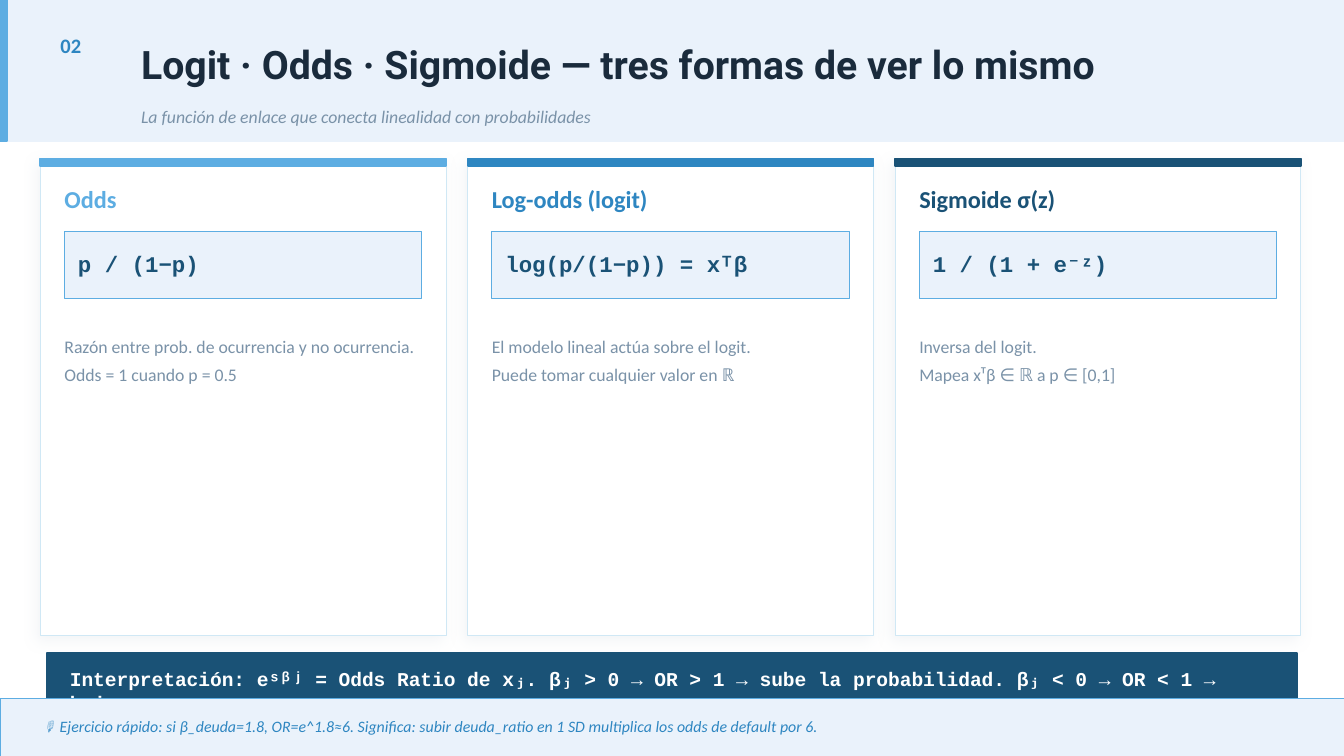
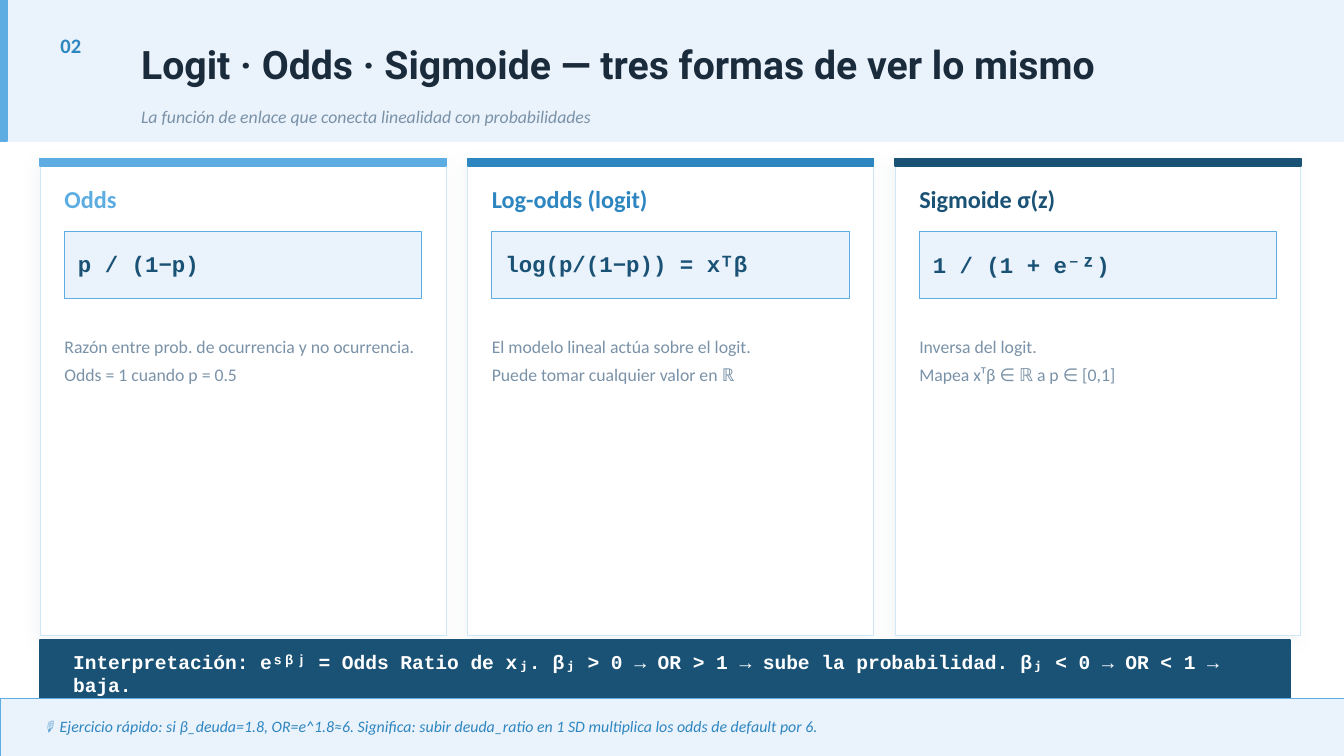
Before and after one commit to josefrodrim/modelos_estadisticos, a slide deck: slide 4 of Clase_5/PPTs/Clase05_RegresionLogistica.pptx. Drawn at 1344x756 pixels with LibreOffice and Linux fonts; fonts in the diff are those of the drawing. Boxes give left, top, right and bottom in pixels: in the first picture for what was removed or moved away, otherwise in the second. Text is boxed around its words. In the diff, an @@ line names an element or a change of style, - is before the commit and + after.

```diff
--- a/Clase_5/PPTs/Clase05_RegresionLogistica.pptx
+++ b/Clase_5/PPTs/Clase05_RegresionLogistica.pptx
@@ text "1 / (1 + e⁻ᶻ)" at (x1=933, y1=257, x2=1097, y2=278): size 12 to 14 pt in "e⁻ᶻ)" @@
@@ rectangle moved from (x1=47, y1=653, x2=1297, y2=728) to (x1=40, y1=640, x2=1290, y2=715) @@
@@ text "Interpretación: eˢᵝʲ = Odds Ratio ..." rewrapped from (x1=70, y1=673, x2=1193, y2=699) to (x1=73, y1=655, x2=1196, y2=699) @@
```
Also in this commit, not shown: 3 other slides changed, 6 other files.
